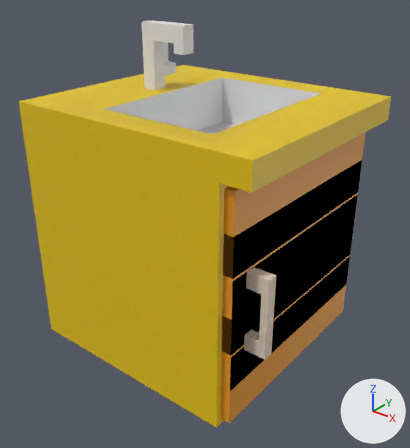
A saved change to the FBX model Assets/Models/Sink.fbx.
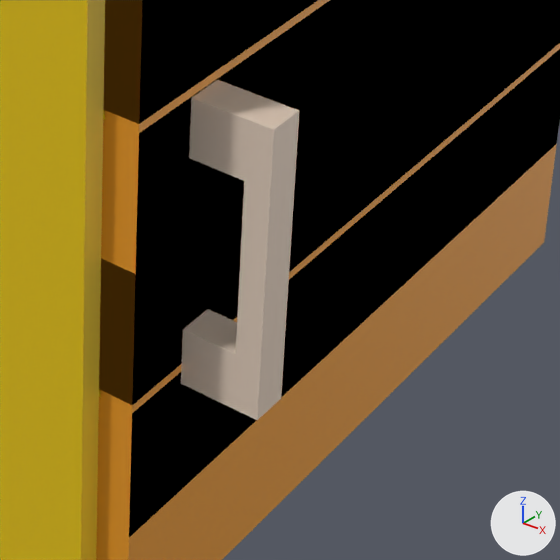
Each version appears first whole from a camera (50 mm lens) standing at (1.39, -1.685, 1.67) and looking at (0.083, -0.052, 0.658), and next in a close-up on the part from 48% to 85% of the width and 55% to 89% of the height. The axes (+X, +Y, +Z) are drawn at lower right. The lights are the same throughout. The first two pictures are the older version. Where no turn or scale is listed for an object, it has been applied to the vertices. Vertices at exactly the same position are counted once.

Objects in the first close-up: 'Sink Cuboard', 'Sink Handle'.
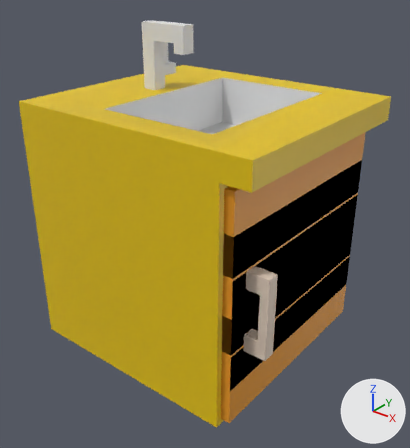
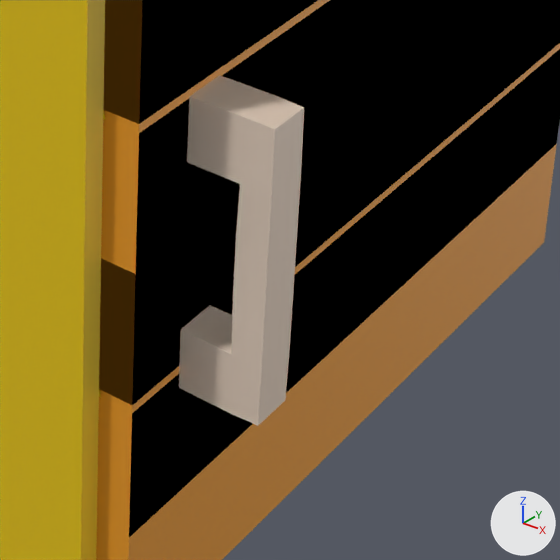
Patch to the scene script:
```diff
--- a/Assets/Models/Sink.fbx.py
+++ b/Assets/Models/Sink.fbx.py
@@ me_cube_010 @@
 # used by ob_sink_handle; location = (0.0, 0.0, 0.0)
-me_cube_010.from_pydata(...)  # 32 vertices, 30 faces; spans x 0.479..0.594, y -0.369..-0.328, z 0.425..0.736
+me_cube_010.from_pydata(...)  # 64 vertices, 60 faces; spans x 0.476..0.598, y -0.373..-0.324, z 0.422..0.739
+# me_cube_010 part 1: a new loose piece of 32 vertices spanning x 0.476..0.598, y -0.373..-0.324, z 0.422..0.739, in mat_material_003 (beige #e7d3c1)
 me_cube_010.materials.append(mat_material_003)
```

Pixel boxes (x1, y1, x2, y2) of what changed, in the close-ups (560 x 560 px):
'Sink Handle', reshaped
    before: (181, 80, 299, 420)
    after: (179, 75, 304, 426)
part 1 of me_cube_010, added
    after: (179, 75, 304, 426)
